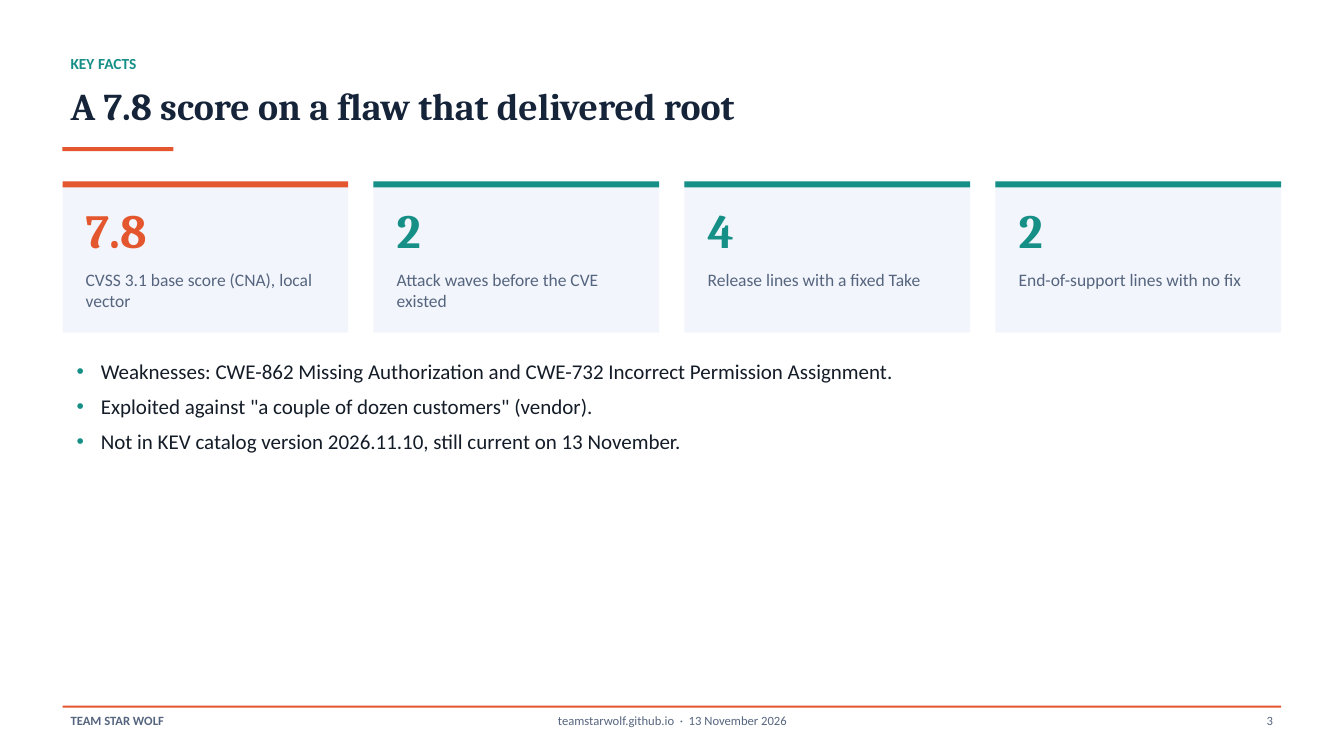
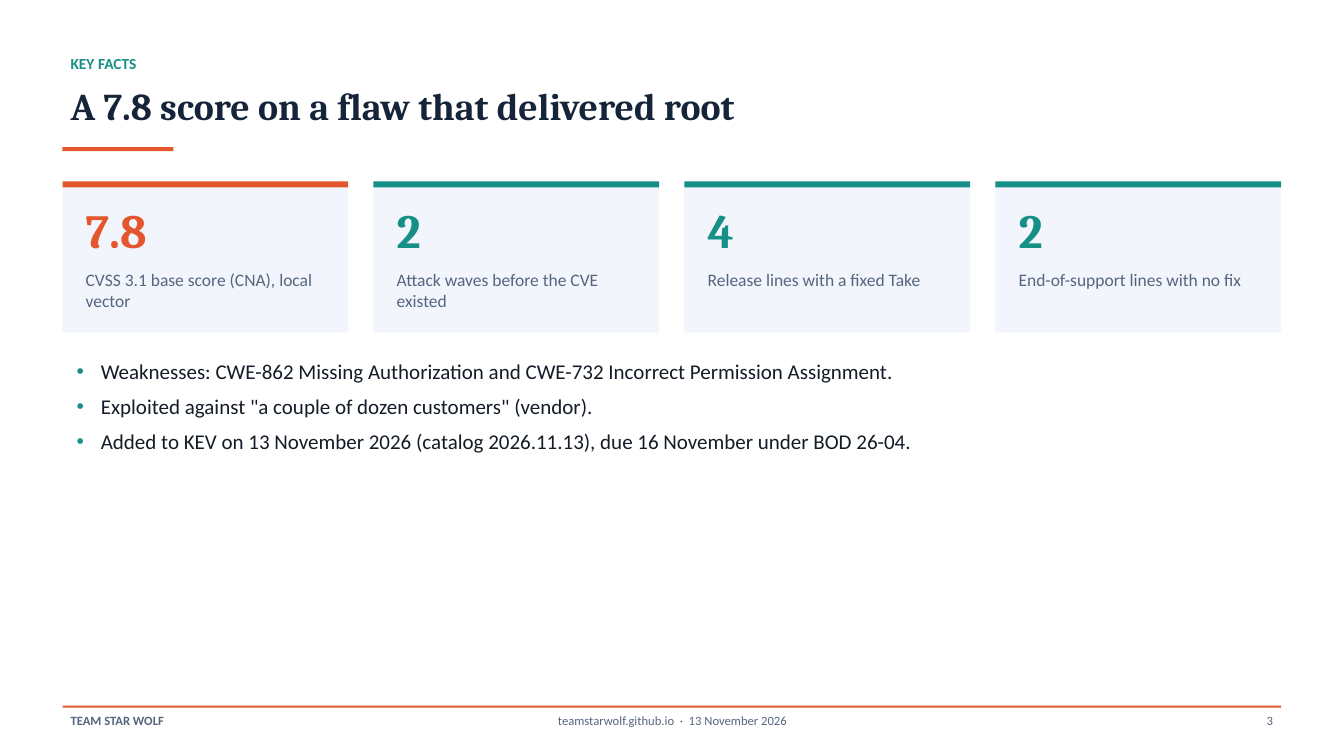
Before and after one commit to TeamStarWolf/TeamStarWolf, a slide deck: slide 3 of case-studies/slides/Check_Point_Gaia_CVE_2026_123039_Case_Study.pptx. Drawn at 1344x756 pixels with LibreOffice and Linux fonts; fonts in the diff are those of the drawing. Boxes give left, top, right and bottom in pixels: in the first picture for what was removed or moved away, otherwise in the second. Text is boxed around its words. In the diff, an @@ line names an element or a change of style, - is before the commit and + after.

```diff
--- a/case-studies/slides/Check_Point_Gaia_CVE_2026_123039_Case_Study.pptx
+++ b/case-studies/slides/Check_Point_Gaia_CVE_2026_123039_Case_Study.pptx
@@ text at [101, 434, 910, 453]: text changed @@
-• Not in KEV catalog version 2026.11.10, still current on 13 November.
+• Added to KEV on 13 November 2026 (catalog 2026.11.13), due 16 November under BOD 26-04.
```
Also in this commit, not shown: 1 other slide changed, 6 other files.
